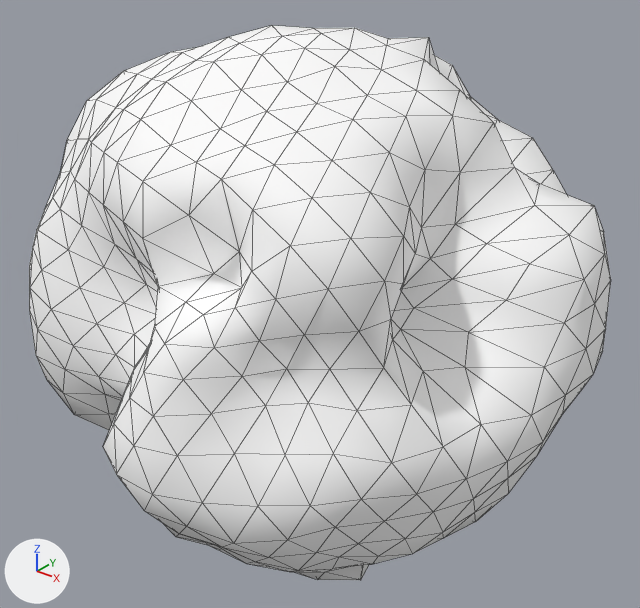
Two versions of the glTF model assets/asteroids/asteroid_23.glb, one commit apart.
Rendered twice from a 50 mm lens placed at (1.635, -2.049, 1.288), pointed at (0.002, -0.008, 0.022). The lights are fixed; the arrows at lower left show +X, +Y and +Z. The older version comes first. Mesh edges are drawn as thin lines. Vertices at exactly the same position are counted once.

The older version as bpy lines, for what is in view:
```python
mat_asteroidrock_23 = principled_material('AsteroidRock_23')
mat_asteroidrock_23.base_color = (1.0, 1.0, 1.0)  # white #ffffff
mat_asteroidrock_23.metallic = 0.0359
mat_asteroidrock_23.roughness = 0.891
me_icosphere = bpy.data.meshes.new('Icosphere')
me_icosphere.from_pydata(...)  # 642 vertices, 1280 faces; spans x -0.93..0.87, y -0.91..0.9, z -0.75..0.88
me_icosphere.materials.append(mat_asteroidrock_23)  # white #ffffff
ob_asteroid_23 = bpy.data.objects.new('Asteroid_23', me_icosphere)
ob_asteroid_23.location = (0.0, 0.0, 0.0)
```
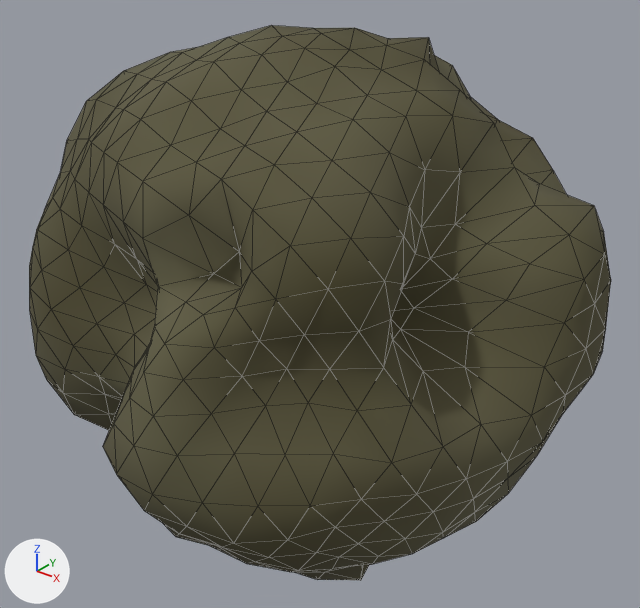
Diff of the bpy script that builds the scene:
```diff
--- a/assets/asteroids/asteroid_23.glb.py
+++ b/assets/asteroids/asteroid_23.glb.py
@@ mat_asteroidrock_23 @@
 n0 = _N.new('ShaderNodeBsdfPrincipled'); n0.name = 'Principled BSDF'
-n0.inputs[0].default_value = (1.0, 1.0, 1.0, 1.0)  # 'Base Color', white #ffffff
-n0.inputs[1].default_value = 0.0359  # 'Metallic'
-n0.inputs[2].default_value = 0.891  # 'Roughness'
+n0.inputs[1].default_value = 0.0423  # 'Metallic'
+n0.inputs[2].default_value = 0.962  # 'Roughness'
 n1 = _N.new('ShaderNodeOutputMaterial'); n1.name = 'Material Output'
+n2 = _N.new('ShaderNodeVertexColor'); n2.name = 'Color Attribute'
 _L.new(n0.outputs[0], n1.inputs[0])  # 'BSDF' to 'Surface'
+_L.new(n2.outputs[0], n0.inputs[0])  # 'Color' to 'Base Color'
@@ me_icosphere @@
 me_icosphere.from_pydata(...)  # 642 vertices, 1280 faces; spans x -0.93..0.87, y -0.91..0.9, z -0.75..0.88
 # used by ob_asteroid_23; location = (0.0, 0.0, 0.0)
+# me_icosphere part 1: vertex colours changed
 me_icosphere.materials.append(mat_asteroidrock_23)
```

Location of each change, [x1, y1, x2, y2] in pixels of the pictures (640 x 608 px):
'Asteroid_23', recoloured (darker)
    both: [29, 25, 611, 580]
